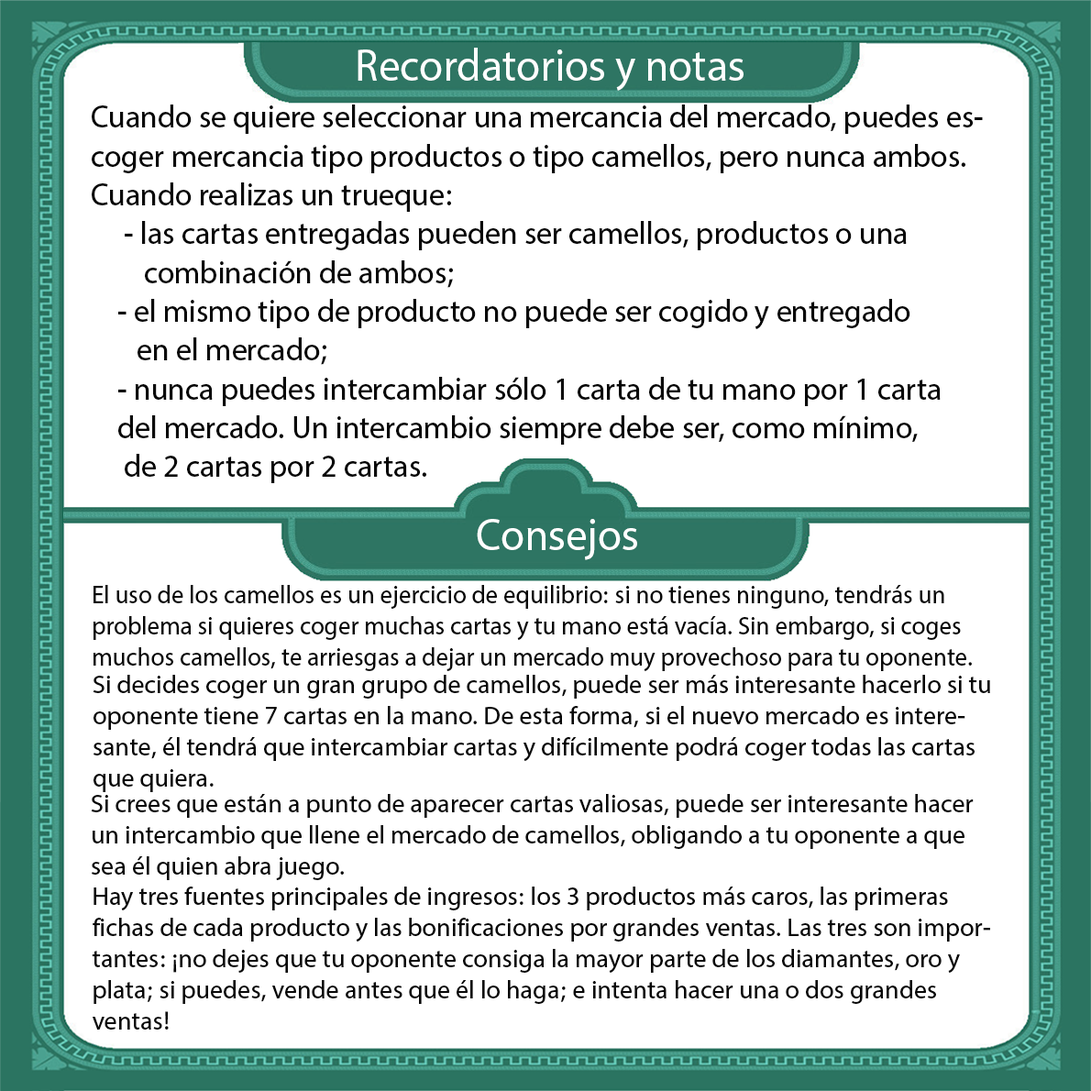
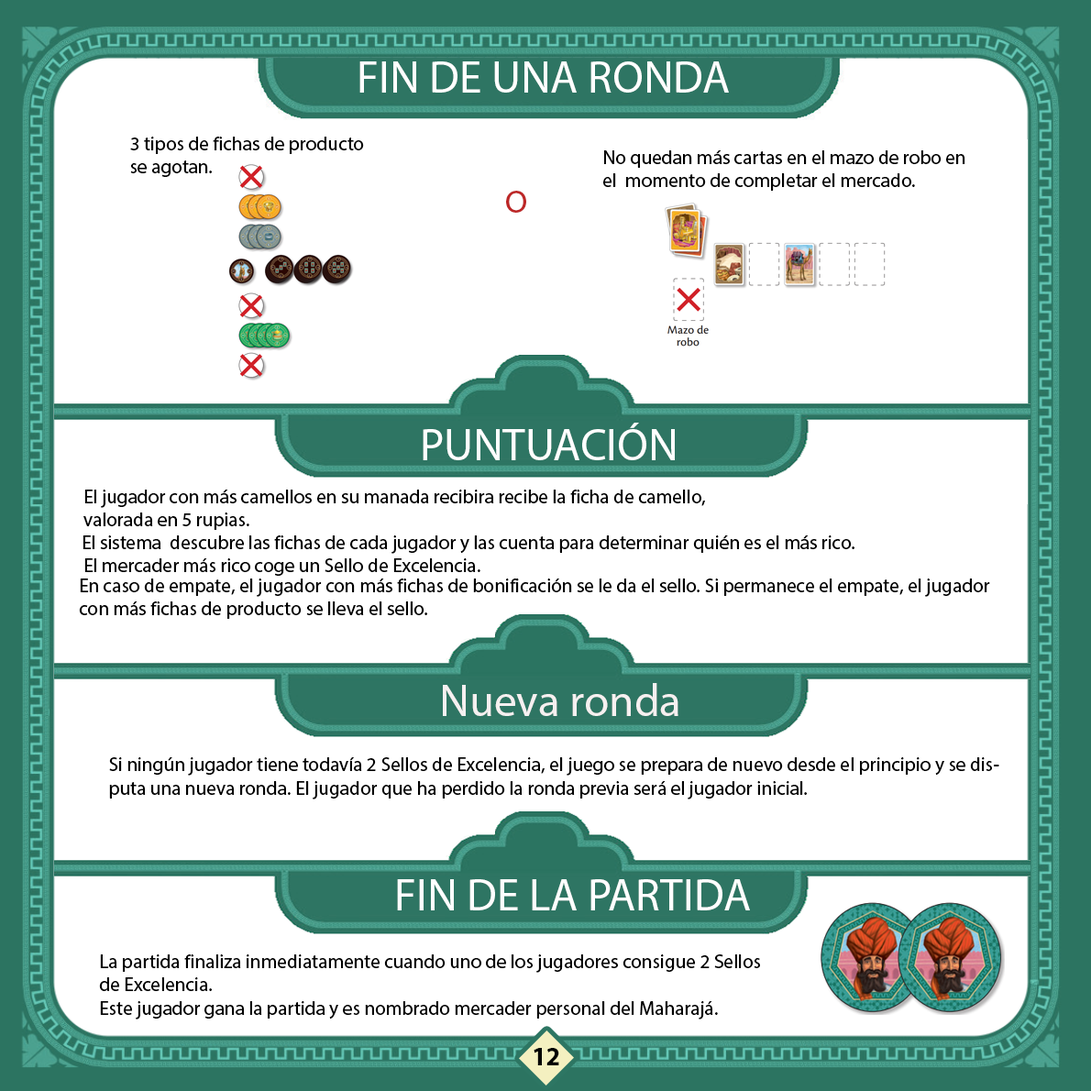
Comparing the layer stacks of the two 1091 x 1091 images. Changes:
renamed "Si decides coger un gran grupo de camellos, puede ser más inter" to "Capa 4", moved it above "La partida finaliza inmediatamente cuando uno de los jugadores", painted on it over [92, 675, 1006, 1016]
renamed "Hay tres fuentes principales de ingresos: los 3 productos más c" to "La partida finaliza inmediatamente cuando uno de los jugadores", painted on it over [91, 886, 991, 1031]
removed layer "Si crees que están a punto de aparecer cartas valiosas, puede s" over [90, 794, 975, 881]
renamed "Subtitulo" to "FIN DE LA PARTIDA", moved it above "Subtitulo 3", painted on it over [63, 458, 1031, 911]
removed layer "Cuando se quiere seleccionar una mercancia del mercado, puedes" over [91, 104, 984, 484]
added layer "Subtitulo 3" above "Si ningún jugador tiene todavía 2 Sellos de Excelencia, el jueg" over [54, 811, 1031, 935]
renamed "Fondo" to "Si ningún jugador tiene todavía 2 Sellos de Excelencia, el jueg", moved it above "Nueva ronda", painted on it over [0, 0, 1091, 1091]
added layer "Subtitulo 2" above "En caso de empate, el jugador con más fichas de bonificación se" over [54, 614, 1031, 738]
added layer "En caso de empate, el jugador con más fichas de bonificación se" above "El mercader más rico coge un Sello de Excelencia." over [78, 578, 991, 620]
added layer "El jugador con más camellos en su manada recibira recibe la fic" above "PUNTUACIÓN" over [83, 489, 706, 531]
added layer "Subtitulo" above "Capa 3" over [54, 354, 1031, 478]
added layer "Capa 3" above "Capa 2" over [659, 202, 892, 347]
renamed "El uso de los camellos es un ejercicio de equilibrio: si no tie" to "Capa 2", painted on it over [92, 161, 973, 673]
renamed "Consejos" to "O", painted on it over [476, 190, 638, 561]
renamed "Recordatorios y notas" to "Titulo", painted on it over [253, 47, 847, 121]
renamed "Titulo" to "FondoEs", painted on it over [0, 0, 1091, 1091]
…and 9 more changes (9 added)
